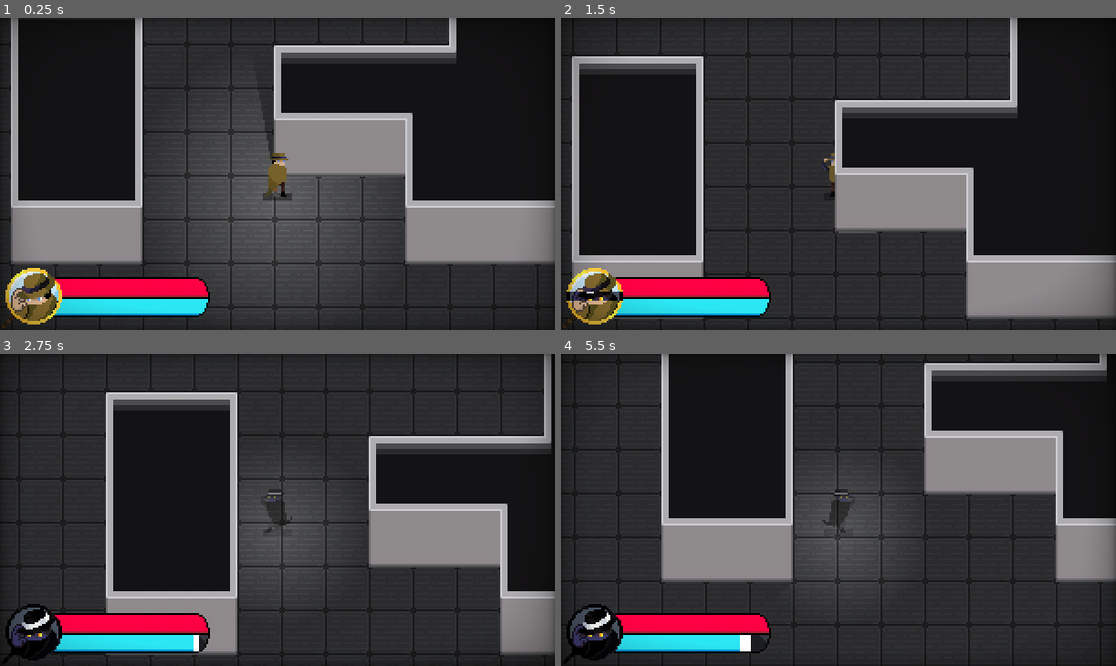
Above: before the commit, frames 1-4 (two rows, left to right).
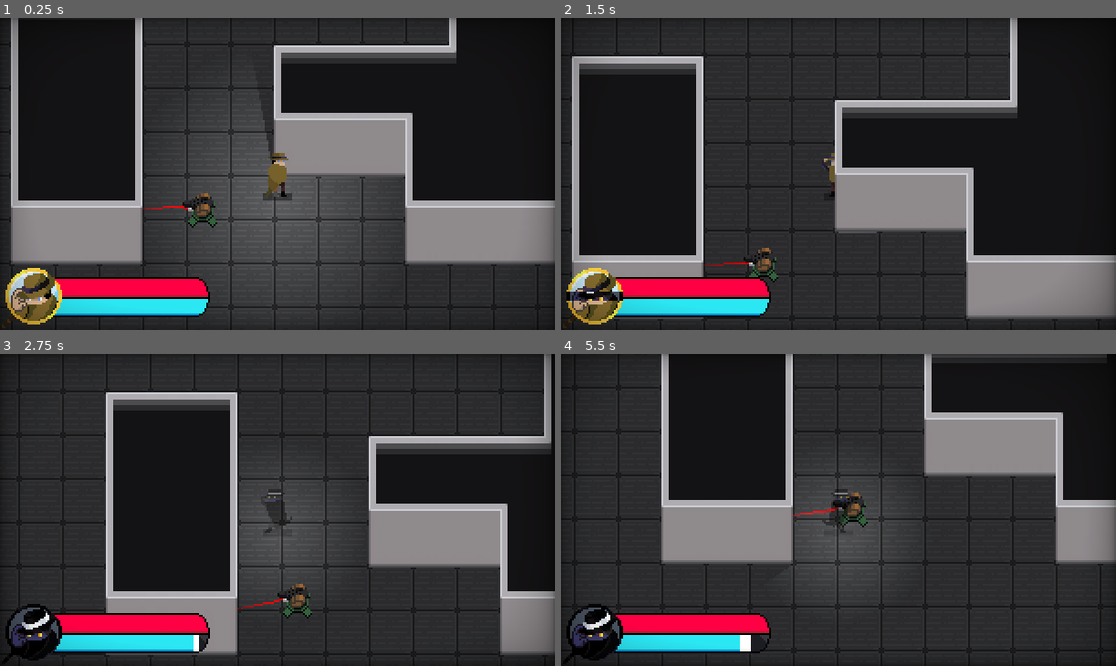
Above: after the commit, the same moments.

Repository: Cabidge/SGD1
Game: Godot game, scene res://assets/Main.tscn
Same seed, same stepped clock (60 frames per second), same inputs: the game is played once before the commit and once after it. The engine's default icon, where the game draws it, is replaced by a stand-in: a white triangle on a blue panel in a dark square.
Inputs (mouse positions are in pixels of both pictures, inside the frame that each line leads up to):
- Up to frame 1 (0.25 s): no input
- Up to frame 2 (1.5 s): move the mouse to (810, 236) at 0.52 s; press the mouse at (810, 236) at 0.53 s; hold W (move_up) from 0.53 s (still down); move the mouse to (1005, 220) at 1.27 s; release the mouse at (1005, 220) at 1.28 s; right-click (1005, 220) at 1.35 s
- Up to frame 3 (2.75 s): move the mouse to (111, 463) at 2.02 s; release W (move_up) at 2.03 s; press the mouse at (111, 463) at 2.03 s; hold A (move_left) from 2.03 s (still down)
- Up to frame 4 (5.5 s): move the mouse to (866, 510) at 2.77 s; release the mouse at (866, 510) at 2.78 s; right-click (866, 510) at 2.85 s; move the mouse to (755, 432) at 3.52 s; release A (move_left) at 3.53 s; press the mouse at (755, 432) at 3.53 s; hold S (move_down) 3.53-4.28 s; move the mouse to (960, 494) at 4.27 s; release the mouse at (960, 494) at 4.28 s; hold D (move_right) 4.28-5.03 s; right-click (960, 494) at 4.35 s; move the mouse to (727, 525) at 5.02 s; press the mouse at (727, 525) at 5.03 s; hold W (move_up) from 5.03 s (still down)

The runs differ from the first frame. In frame 1, 0.4% of the frame differs, in the area x 25-40%, y 56-68%; in frame 2, 0.3%; in frame 3, 0.3%; in frame 4, 12%, in the area x 9-100%, y 0-96%.

Commit message:
Set up turret visuals.

Diff:
--- a/assets/Main.tscn
+++ b/assets/Main.tscn
@@ -13,6 +13,7 @@
 [ext_resource path="res://assets/ui/vitals/VitalBar2.png" type="Texture" id=11]
 [ext_resource path="res://assets/ui/vitals/VitalBar3.png" type="Texture" id=12]
 [ext_resource path="res://assets/ui/vitals/VitalBar4.png" type="Texture" id=13]
+[ext_resource path="res://assets/turret/Turret.tscn" type="PackedScene" id=14]
 
 [sub_resource type="TileSet" id=1]
 0/name = "Floor.png 0"
@@ -287,6 +288,9 @@
 [node name="Player" parent="YSort" instance=ExtResource( 1 )]
 position = Vector2( 506, 275 )
 
+[node name="Turret" parent="YSort" instance=ExtResource( 14 )]
+position = Vector2( 465, 284 )
+
 [node name="CanvasLayer" type="CanvasLayer" parent="."]
 
 [node name="UI" type="Control" parent="CanvasLayer"]
--- /dev/null
+++ b/assets/turret/Laser.gd
@@ -0,0 +1,24 @@
+extends Line2D
+
+export var length := 100.0
+
+var angle := 0.0 setget set_angle
+
+onready var raycast = $RayCast2D
+
+func _ready():
+	for _i in 2:
+		add_point(Vector2.ZERO)
+
+func _physics_process(_delta):
+	var p = raycast.cast_to
+	raycast.force_raycast_update()
+	if raycast.is_colliding():
+		p = raycast.get_collision_point() - global_position
+
+	set_point_position(1, p)
+
+func set_angle(new):
+	angle = new
+	raycast.cast_to = (Vector2.LEFT * length).rotated(angle)
+	set_point_position(0, raycast.cast_to * 0.1)
--- /dev/null
+++ b/assets/turret/Turret.gd
@@ -0,0 +1,36 @@
+extends Node2D
+
+const SCAN_ANGLE = 0.2
+const SCAN_TIME = 0.8
+
+export var central_angle = 0.0
+
+var angle := 0.0 setget set_angle
+
+onready var sprite = $Sprite
+onready var laser = $Laser
+
+onready var tween = $Tween
+
+func _ready():
+	scan_auto()
+
+func scan_auto():
+	if angle < central_angle:
+		tween_angle(central_angle + SCAN_ANGLE)
+	else:
+		tween_angle(central_angle - SCAN_ANGLE)
+
+func tween_angle(angle_diff : float):
+	tween.interpolate_property(self,"angle",angle,angle + angle_diff,
+			SCAN_TIME, Tween.TRANS_SINE,Tween.EASE_IN_OUT)
+	tween.start()
+
+func set_angle(new):
+	angle = new
+
+	sprite.angle = angle
+	laser.angle = angle
+
+func _on_Tween_tween_all_completed():
+	scan_auto()
--- /dev/null
+++ b/assets/turret/Turret.tscn
@@ -0,0 +1,51 @@
+[gd_scene load_steps=8 format=2]
+
+[ext_resource path="res://assets/turret/sprites/Sprite.gd" type="Script" id=1]
+[ext_resource path="res://assets/turret/sprites/sheet.png" type="Texture" id=2]
+[ext_resource path="res://assets/turret/Turret.gd" type="Script" id=3]
+[ext_resource path="res://assets/turret/Laser.gd" type="Script" id=4]
+
+[sub_resource type="Gradient" id=3]
+offsets = PoolRealArray( 0, 0.975467, 0.994159, 1 )
+colors = PoolColorArray( 1, 0, 0, 1, 1, 0, 0, 1, 1, 0, 0, 0.870588, 1, 0, 0, 0.243137 )
+
+[sub_resource type="CircleShape2D" id=1]
+radius = 6.0
+
+[sub_resource type="OccluderPolygon2D" id=2]
+polygon = PoolVector2Array( -6, -5, -6, 3, -3, 5, 3, 5, 6, 3, 6, -5, 3, -7, -3, -7 )
+
+[node name="Turret" type="Node2D"]
+script = ExtResource( 3 )
+
+[node name="Laser" type="Line2D" parent="."]
+position = Vector2( 0, -3 )
+z_index = 1
+width = 1.0
+default_color = Color( 1, 0, 0, 1 )
+gradient = SubResource( 3 )
+script = ExtResource( 4 )
+
+[node name="RayCast2D" type="RayCast2D" parent="Laser"]
+visible = false
+
+[node name="Sprite" type="Sprite" parent="."]
+light_mask = 0
+position = Vector2( 0, -3 )
+texture = ExtResource( 2 )
+vframes = 6
+hframes = 2
+script = ExtResource( 1 )
+
+[node name="StaticBody2D" type="StaticBody2D" parent="."]
+visible = false
+
+[node name="CollisionShape2D" type="CollisionShape2D" parent="StaticBody2D"]
+shape = SubResource( 1 )
+
+[node name="LightOccluder2D" type="LightOccluder2D" parent="."]
+visible = false
+occluder = SubResource( 2 )
+
+[node name="Tween" type="Tween" parent="."]
+[connection signal="tween_all_completed" from="Tween" to="." method="_on_Tween_tween_all_completed"]
--- /dev/null
+++ b/assets/turret/sprites/Sprite.gd
@@ -0,0 +1,17 @@
+extends Sprite
+
+var turn_frame := 0
+var fire := false
+
+var angle := 0.0 setget set_angle
+
+func set_angle(new):
+	angle = new
+
+	var beta = fposmod(angle + PI/2, 2 * PI) - PI
+	flip_h = beta < 0
+	turn_frame = round(abs(beta) / (PI / 4.0))
+	update_frame()
+
+func update_frame():
+	frame = turn_frame * 2 + int(fire)
Not shown: 1 places in assets/Main.tscn that only renumber resources
Binary file added: assets/turret/sprites/sheet.png
Not shown, added: assets/turret/sprites/sheet.png.import
